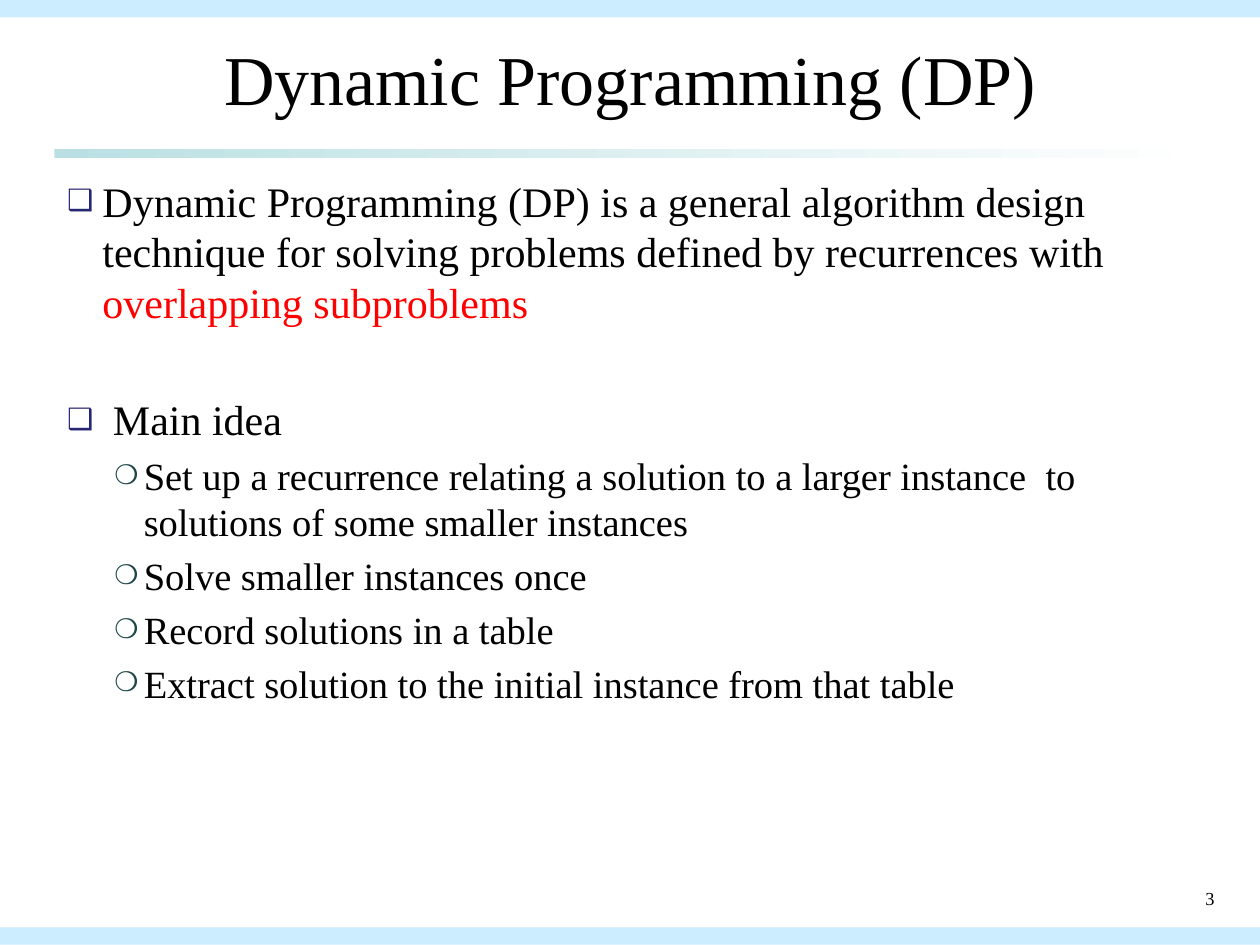
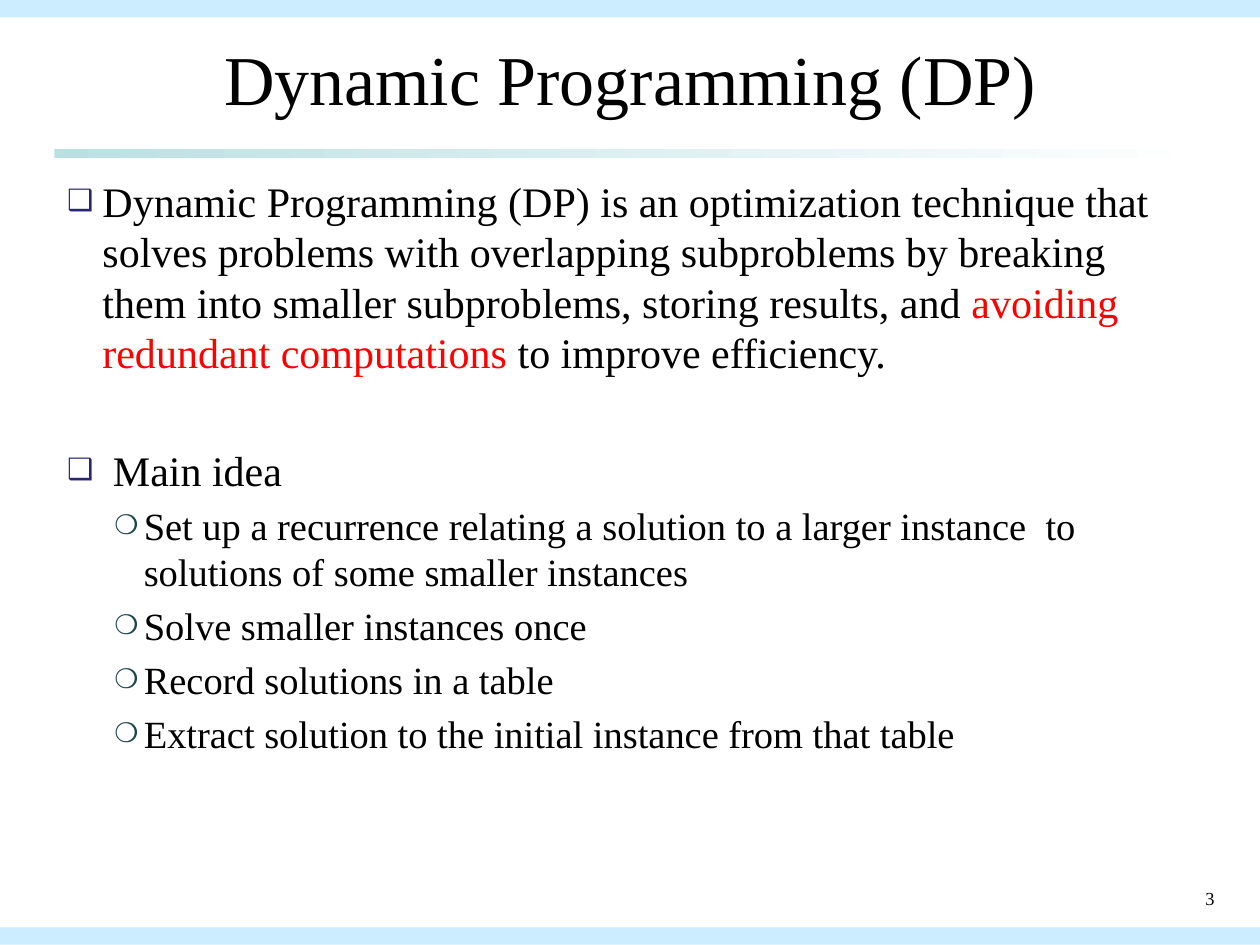
Before and after one commit to qwe8496516/AI_course, a slide deck: slide 3 of AI_presentation/aco_presentation.pptx. Drawn at 1260x945 pixels with LibreOffice and Linux fonts; fonts in the diff are those of the drawing. Boxes give left, top, right and bottom in pixels: in the first picture for what was removed or moved away, otherwise in the second. Text is boxed around its words. In the diff, an @@ line names an element or a change of style, - is before the commit and + after.

```diff
--- a/AI_presentation/aco_presentation.pptx
+++ b/AI_presentation/aco_presentation.pptx
@@ text at <box>102,188,1148,377</box>: text changed @@
-❑ Dynamic Programming (DP) is a general algorithm design technique for solving problems defined by recurrences with overlapping subproblems
+❑ Dynamic Programming (DP) is an optimization technique that solves problems with overlapping subproblems by breaking them into smaller subproblems, storing results, and avoiding redundant computations to improve efficiency.
```
Also in this commit, not shown: 3 other slides changed, 6 slides removed.
